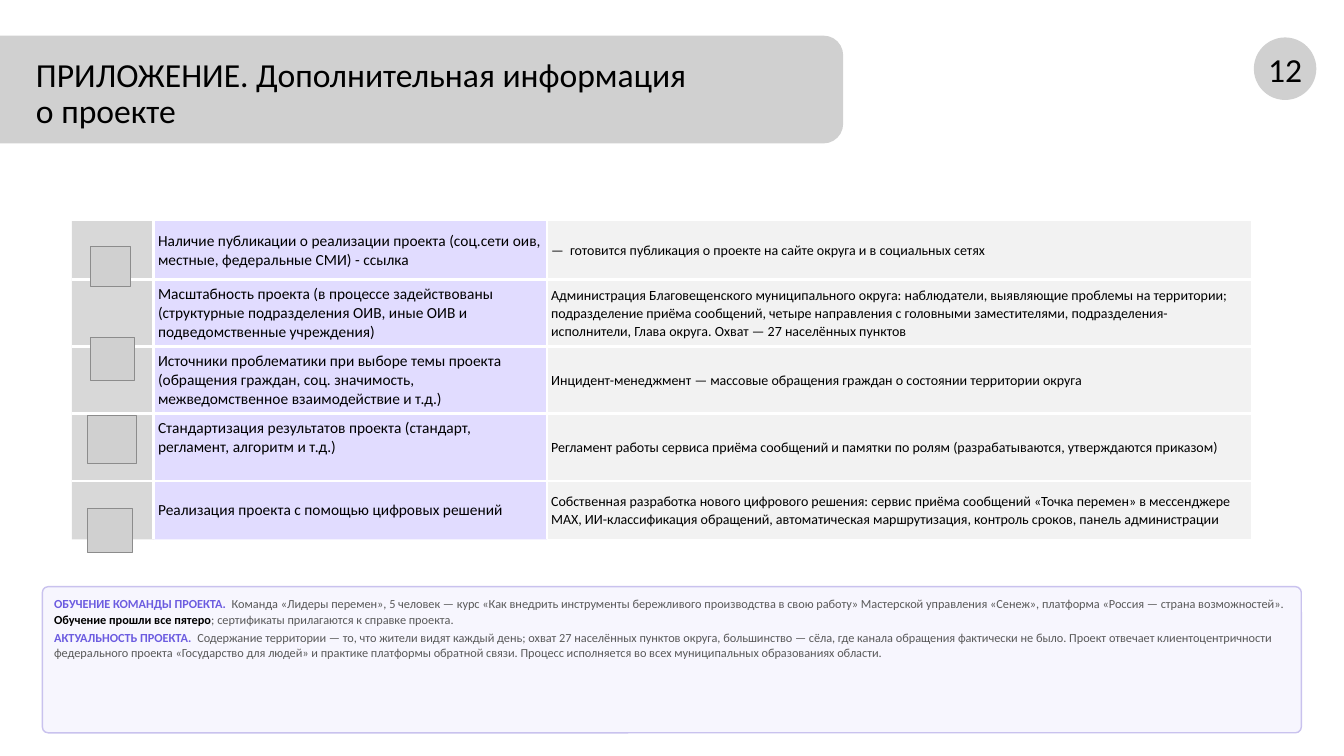
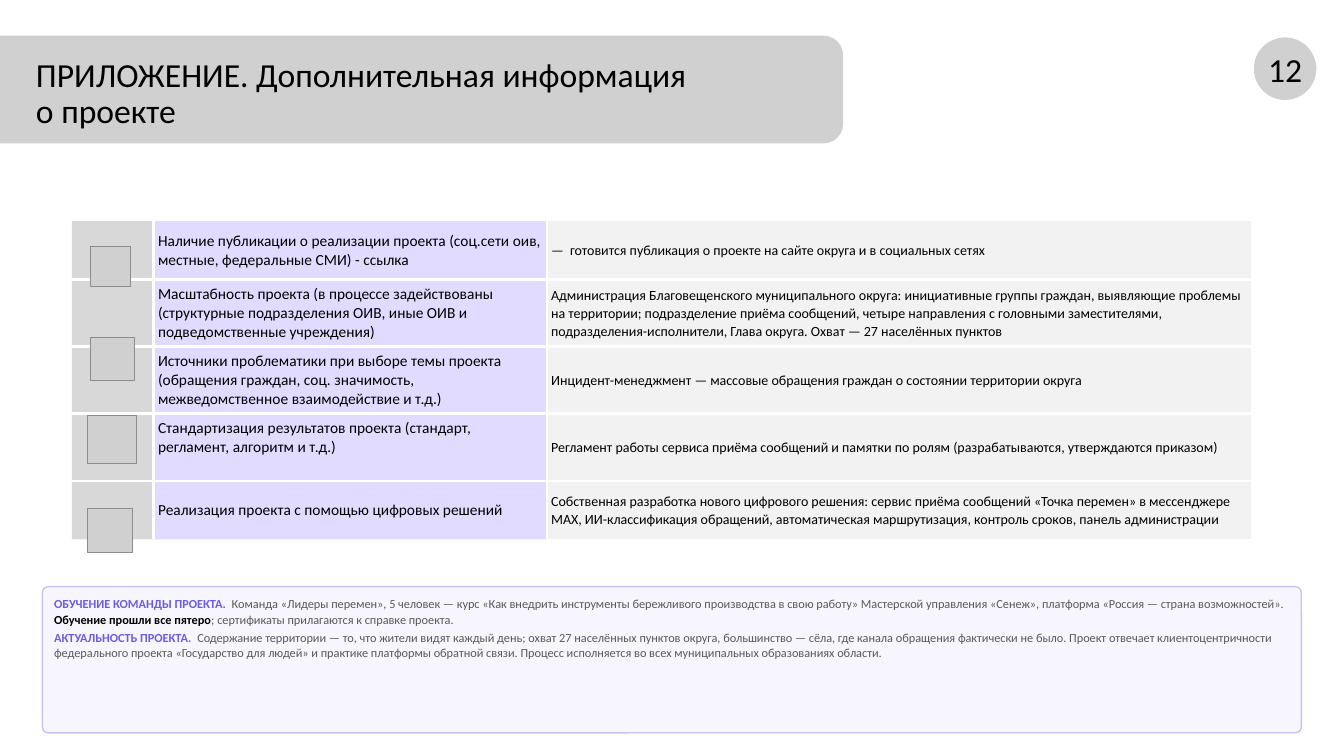
Before and after one commit to NiceGenn/Team-28-progress, a slide deck: slide 13 of файлы/prezentaciya-chernovik.pptx. Drawn at 1344x756 pixels with LibreOffice and Linux fonts; fonts in the diff are those of the drawing; grey boxes stand for pictures. Boxes give left, top, right and bottom in pixels: in the first picture for what was removed or moved away, otherwise in the second. Text is boxed around its words. In the diff, an @@ line names an element or a change of style, - is before the commit and + after.

```diff
--- a/файлы/prezentaciya-chernovik.pptx
+++ b/файлы/prezentaciya-chernovik.pptx
@@ table at [72, 221, 1250, 657] @@
-row 2, column 3: Администрация Благовещенского муниципального округа: наблюдатели, выявляющие проблемы на территории; подразделение приёма сообщений, четыре направления с головными заместителями, подразделения-исполнители, Глава округа. Охват — 27 населённых пунктов
+row 2, column 3: Администрация Благовещенского муниципального округа: инициативные группы граждан, выявляющие проблемы на территории; подразделение приёма сообщений, четыре направления с головными заместителями, подразделения-исполнители, Глава округа. Охват — 27 населённых пунктов
```
Also in this commit, not shown: 8 other slides changed, 19 other files.
